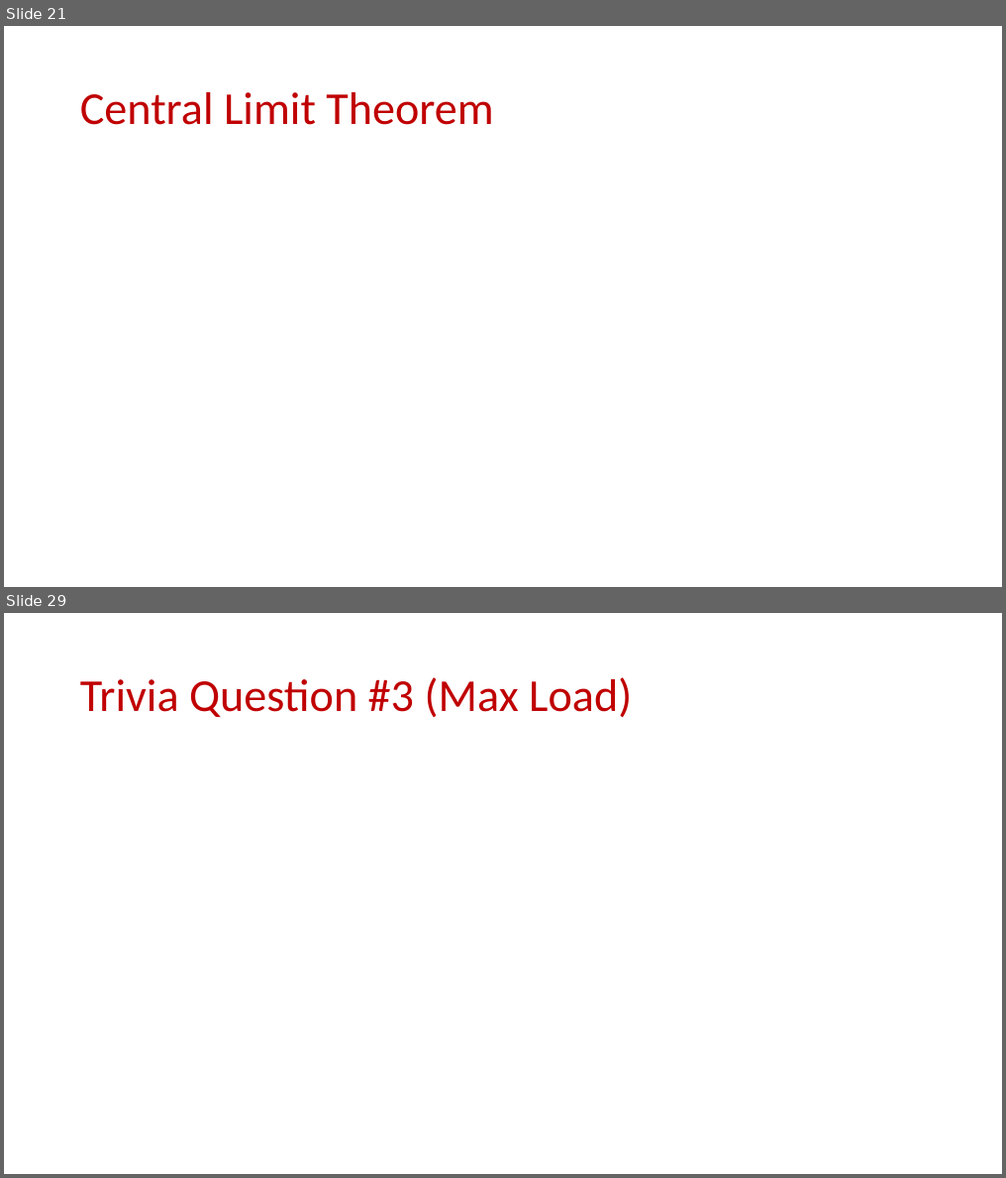
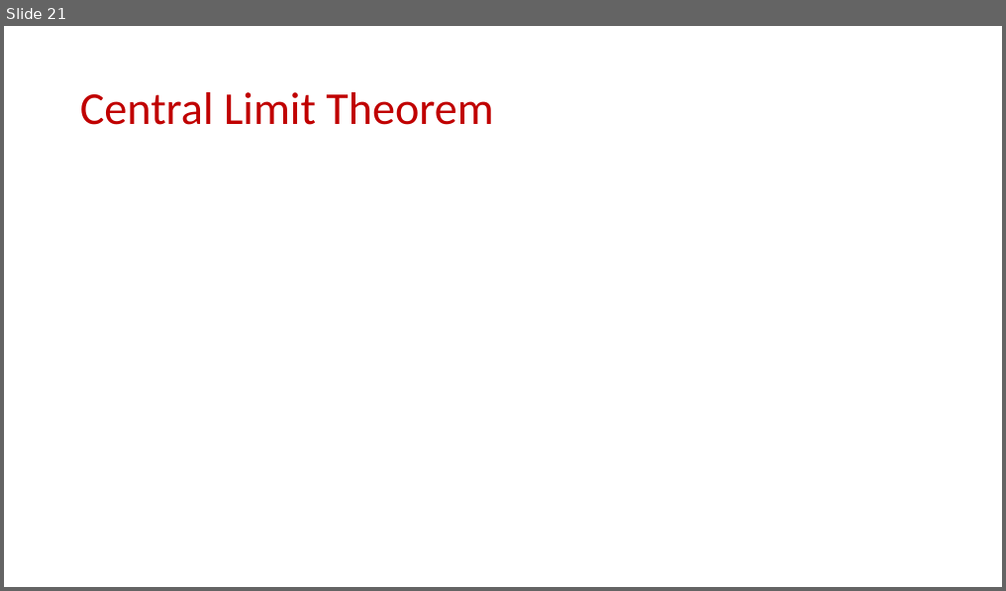
Before and after one commit to samsonzhou/samsonzhou.github.io, a slide deck: CSCE689-23/L5.pptx. Shown one above the other, each under a label of ours: slides 21 and 29 before the commit, slide 21 after it; the slides between them are not shown. The pictures are 1006x1178 and 1006x591 pixels, drawn with LibreOffice and Linux fonts; fonts in the diff are those of the drawing; grey boxes stand for pictures. Boxes give left, top, right and bottom in pixels: in the first picture for what was removed or moved away, otherwise in the second. Text is boxed around its words. In the diff, an @@ line names an element or a change of style, - is before the commit and + after.

```diff
--- a/CSCE689-23/L5.pptx
+++ b/CSCE689-23/L5.pptx
@@ slide 29 removed at [4,613,1002,1174], background #FFFFFF @@
@@ title removed at [80,677,632,718] @@
-Trivia Question #3 (Max Load)
```
Also in this commit, not shown: 19 other slides removed, 4 other files.
